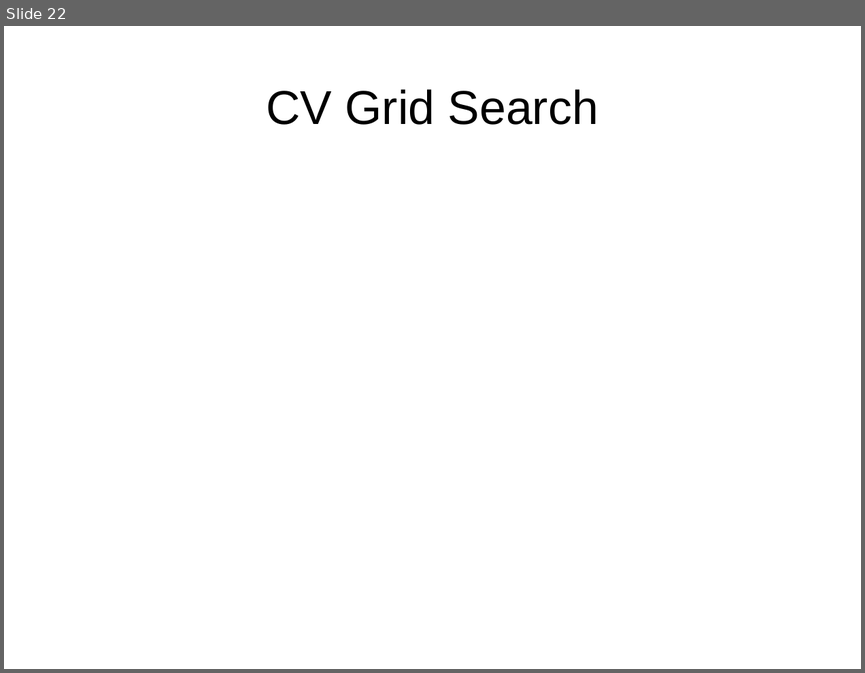
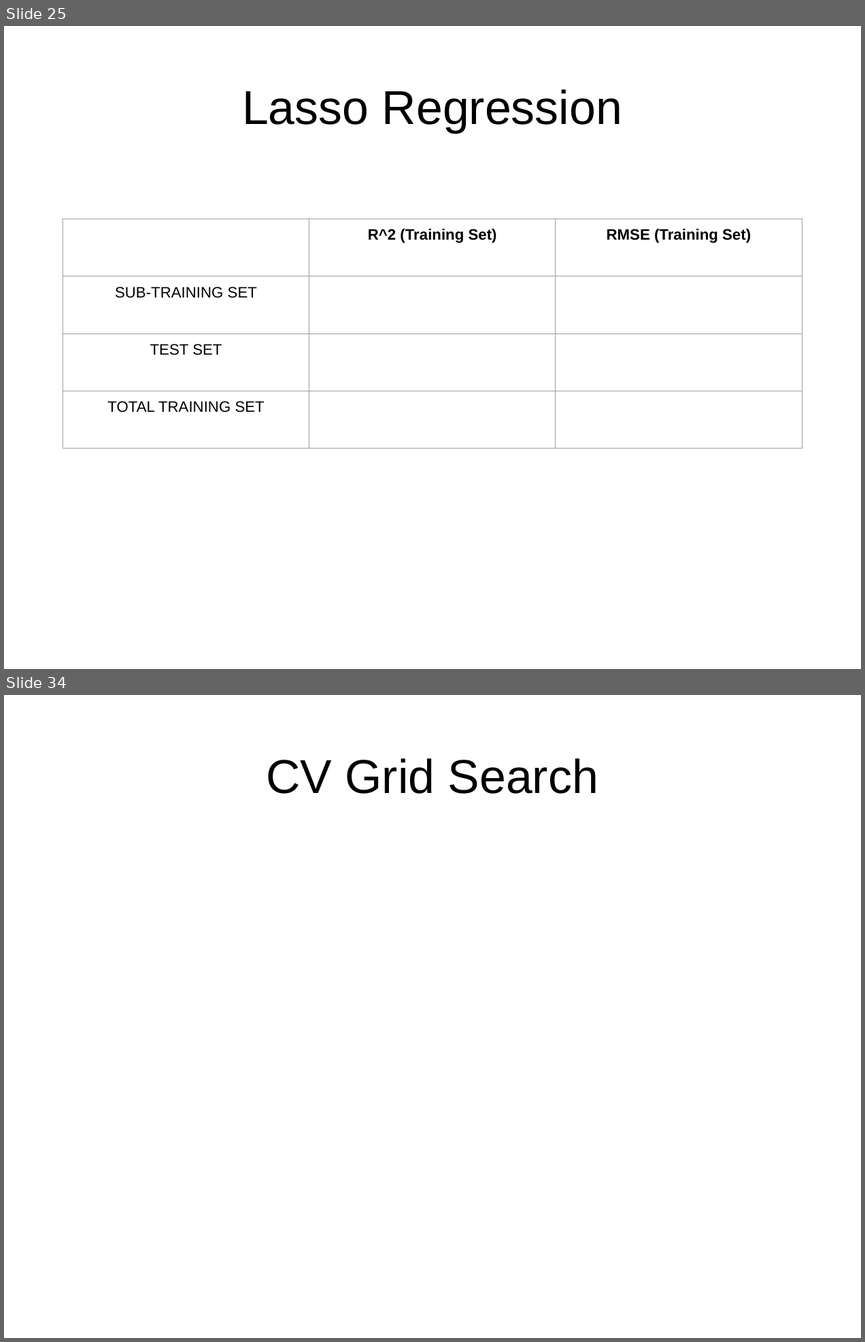
Before and after one commit to chun9men9/WIC_MLProject, a slide deck: Least Squares Presentation.pptx. Shown one above the other, each under a label of ours: slide 22 before the commit, slides 25 and 34 after it; the slides between them are not shown. The pictures are 865x673 and 865x1342 pixels, drawn with LibreOffice and Linux fonts; fonts in the diff are those of the drawing. Boxes give left, top, right and bottom in pixels: in the first picture for what was removed or moved away, otherwise in the second. Text is boxed around its words. In the diff, an @@ line names an element or a change of style, - is before the commit and + after.

```diff
--- a/Least Squares Presentation.pptx
+++ b/Least Squares Presentation.pptx
@@ slide 25 added at (4,26,861,669), background #FFFFFF @@
@@ text added at (242,89,622,133), 44 pt, text #000000 @@
+Lasso Regression
@@ table added at (63,219,802,474), 4 rows, 3 columns @@
+ | R^2 (Training Set) | RMSE (Training Set)
+SUB-TRAINING SET |  | 
+TEST SET |  | 
+TOTAL TRAINING SET |  | 
@@ what was slide 22 is now slide 34 @@
```
Also in this commit, not shown: 11 slides changed, 14 other slides added, 3 slides removed.
